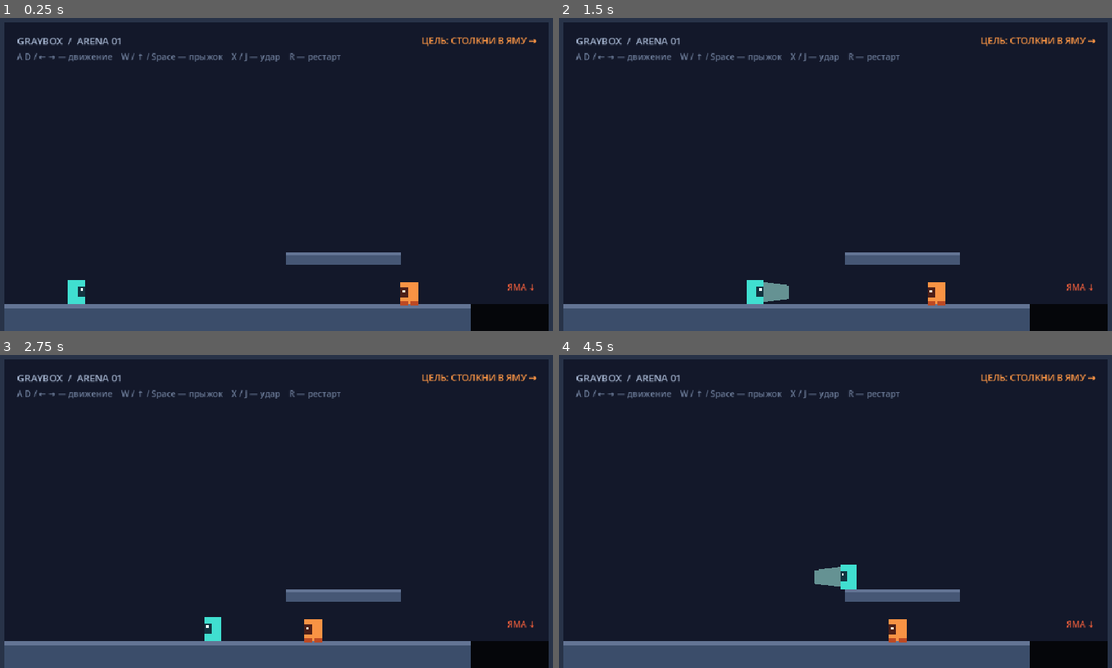
Above: before the commit, frames 1-4 (two rows, left to right).
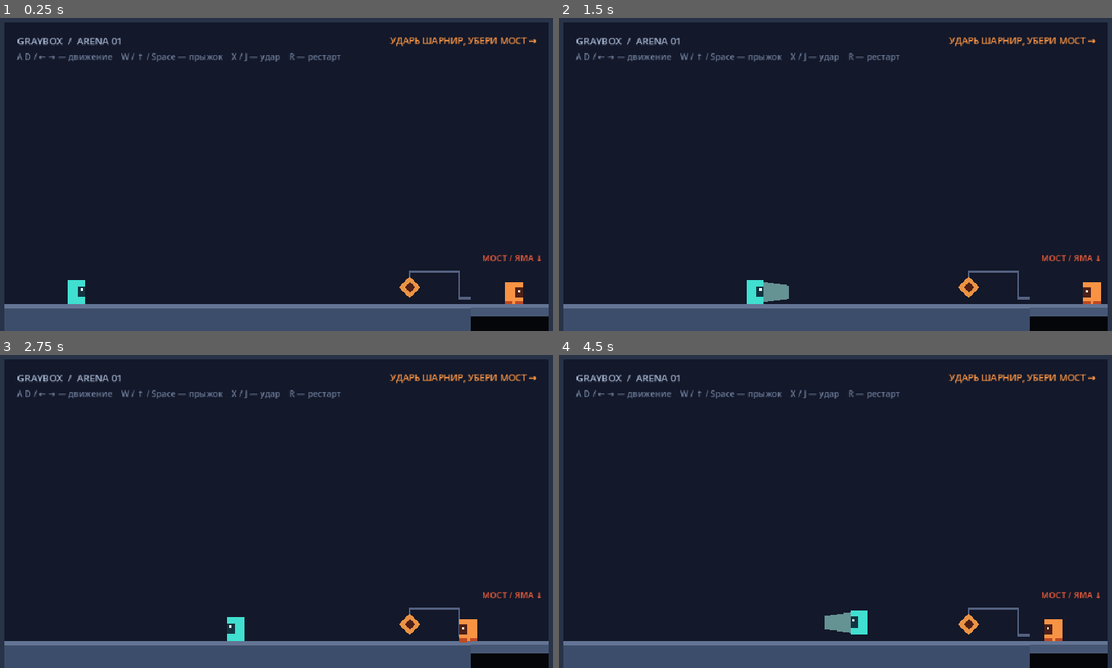
Above: after the commit, the same moments.

Repository: Vinatorul/pivotfall
Game: Godot game, scene res://scenes/arena.tscn
Two runs of this game, one before a commit and one after it. Both use one fixed random seed, a clock stepped at 60 frames per second and the inputs below.
Inputs:
- Up to frame 1 (0.25 s): no input
- Up to frame 2 (1.5 s): tap Enter (ui_accept) at 0.5, 0.77 s; hold Right (ui_right) from 0.53 s (still down); tap R at 0.6 s; tap X at 1.35 s
- Up to frame 3 (2.75 s): tap Enter (ui_accept) at 1.52 s; release Right (ui_right) at 2.03 s; hold Left (ui_left) from 2.03 s (still down); tap J at 2.1 s
- Up to frame 4 (4.5 s): release Left (ui_left) at 2.78 s; hold Right (ui_right) 2.78-4.28 s; tap R at 2.85 s; tap Enter (ui_accept) at 3.02, 3.77 s; tap X at 3.6 s; hold Left (ui_left) from 4.28 s (still down); tap J at 4.35 s

The runs differ from the first frame. In frame 1, 2.5% of the frame differs, in the area x 51-100%, y 6-96%; in frame 2, 2.7%; in frame 3, 3.1%; in frame 4, 3.7%, in the area x 46-100%, y 6-96%.

Commit message:
feat: add hinge-controlled toggle platform

Diff:
--- a/scenes/arena.tscn
+++ b/scenes/arena.tscn
@@ -1,8 +1,10 @@
-[gd_scene load_steps=9 format=3]
+[gd_scene load_steps=10 format=3]
 
 [ext_resource type="PackedScene" path="res://scenes/player.tscn" id="1_player"]
 [ext_resource type="PackedScene" path="res://scenes/patrol_enemy.tscn" id="2_patrol"]
 [ext_resource type="Script" path="res://scripts/arena.gd" id="3_arena"]
+[ext_resource type="PackedScene" path="res://scenes/toggle_platform.tscn" id="4_toggle"]
+[ext_resource type="PackedScene" path="res://scenes/hinge.tscn" id="5_hinge"]
 
 [sub_resource type="RectangleShape2D" id="RectangleShape2D_floor"]
 size = Vector2(768, 44)
@@ -12,9 +14,6 @@
 
 [sub_resource type="RectangleShape2D" id="RectangleShape2D_ceiling"]
 size = Vector2(960, 32)
-
-[sub_resource type="RectangleShape2D" id="RectangleShape2D_platform"]
-size = Vector2(190, 20)
 
 [sub_resource type="RectangleShape2D" id="RectangleShape2D_death_zone"]
 size = Vector2(960, 120)
@@ -88,27 +87,25 @@
 [node name="CollisionShape2D" type="CollisionShape2D" parent="Geometry/RightWall"]
 shape = SubResource("RectangleShape2D_wall")
 
-[node name="TestPlatform" type="StaticBody2D" parent="Geometry"]
-position = Vector2(590, 420)
-
-[node name="Visual" type="Polygon2D" parent="Geometry/TestPlatform"]
-polygon = PackedVector2Array(-95, -10, 95, -10, 95, 10, -95, 10)
-color = Color(0.278, 0.345, 0.459, 1)
-
-[node name="TopEdge" type="Polygon2D" parent="Geometry/TestPlatform"]
-polygon = PackedVector2Array(-95, -10, 95, -10, 95, -5, -95, -5)
-color = Color(0.392, 0.455, 0.584, 1)
-
-[node name="CollisionShape2D" type="CollisionShape2D" parent="Geometry/TestPlatform"]
-shape = SubResource("RectangleShape2D_platform")
-one_way_collision = true
-one_way_collision_margin = 4.0
+[node name="MechanismCable" type="Line2D" parent="."]
+z_index = -2
+points = PackedVector2Array(700, 468, 700, 442, 782, 442, 782, 486, 800, 486)
+width = 3.0
+default_color = Color(0.392, 0.455, 0.584, 0.8)
 
 [node name="Player" parent="." instance=ExtResource("1_player")]
 position = Vector2(150, 450)
 
 [node name="PatrolEnemy" parent="." instance=ExtResource("2_patrol")]
-position = Vector2(720, 450)
+position = Vector2(850, 450)
+patrol_direction = 1.0
+
+[node name="TogglePlatform" parent="." instance=ExtResource("4_toggle")]
+position = Vector2(864, 506)
+
+[node name="Hinge" parent="." instance=ExtResource("5_hinge")]
+position = Vector2(700, 468)
+target_path = NodePath("../TogglePlatform")
 
 [node name="DeathZone" type="Area2D" parent="."]
 position = Vector2(480, 600)
@@ -136,7 +133,7 @@
 offset_bottom = 78.0
 theme_override_colors/font_color = Color(0.973, 0.58, 0.267, 1)
 theme_override_font_sizes/font_size = 15
-text = "ЦЕЛЬ: СТОЛКНИ В ЯМУ →"
+text = "УДАРЬ ШАРНИР, УБЕРИ МОСТ →"
 horizontal_alignment = 2
 
 [node name="Controls" type="Label" parent="UI"]
@@ -149,11 +146,11 @@
 text = "A D / ← → — движение    W / ↑ / Space — прыжок    X / J — удар    R — рестарт"
 
 [node name="PitMarker" type="Label" parent="UI"]
-offset_left = 824.0
-offset_top = 458.0
-offset_right = 908.0
-offset_bottom = 486.0
+offset_left = 800.0
+offset_top = 410.0
+offset_right = 920.0
+offset_bottom = 438.0
 theme_override_colors/font_color = Color(0.925, 0.365, 0.231, 1)
 theme_override_font_sizes/font_size = 14
-text = "ЯМА ↓"
+text = "МОСТ / ЯМА ↓"
 horizontal_alignment = 2
--- /dev/null
+++ b/scenes/hinge.tscn
@@ -0,0 +1,22 @@
+[gd_scene load_steps=3 format=3]
+
+[ext_resource type="Script" path="res://scripts/hinge.gd" id="1_hinge"]
+
+[sub_resource type="CircleShape2D" id="CircleShape2D_hinge"]
+radius = 18.0
+
+[node name="Hinge" type="Area2D"]
+collision_layer = 8
+collision_mask = 0
+script = ExtResource("1_hinge")
+
+[node name="Outer" type="Polygon2D" parent="."]
+polygon = PackedVector2Array(0, -18, 18, 0, 0, 18, -18, 0)
+color = Color(0.925, 0.58, 0.267, 1)
+
+[node name="Inner" type="Polygon2D" parent="."]
+polygon = PackedVector2Array(0, -9, 9, 0, 0, 9, -9, 0)
+color = Color(0.302, 0.125, 0.098, 1)
+
+[node name="CollisionShape2D" type="CollisionShape2D" parent="."]
+shape = SubResource("CircleShape2D_hinge")
--- a/scenes/player.tscn
+++ b/scenes/player.tscn
@@ -37,7 +37,7 @@
 [node name="AttackArea" type="Area2D" parent="AttackPivot"]
 position = Vector2(34, 0)
 collision_layer = 0
-collision_mask = 4
+collision_mask = 12
 monitoring = false
 
 [node name="CollisionShape2D" type="CollisionShape2D" parent="AttackPivot/AttackArea"]
--- /dev/null
+++ b/scenes/toggle_platform.tscn
@@ -0,0 +1,30 @@
+[gd_scene load_steps=3 format=3]
+
+[ext_resource type="Script" path="res://scripts/toggle_platform.gd" id="1_toggle"]
+
+[sub_resource type="RectangleShape2D" id="RectangleShape2D_toggle"]
+size = Vector2(128, 20)
+
+[node name="TogglePlatform" type="StaticBody2D"]
+collision_layer = 1
+collision_mask = 0
+script = ExtResource("1_toggle")
+
+[node name="Body" type="Polygon2D" parent="."]
+polygon = PackedVector2Array(-64, -10, 64, -10, 64, 10, -64, 10)
+color = Color(0.278, 0.345, 0.459, 1)
+
+[node name="TopEdge" type="Polygon2D" parent="."]
+polygon = PackedVector2Array(-64, -10, 64, -10, 64, -5, -64, -5)
+color = Color(0.392, 0.455, 0.584, 1)
+
+[node name="Outline" type="Line2D" parent="."]
+points = PackedVector2Array(-64, -10, 64, -10, 64, 10, -64, 10)
+width = 2.0
+default_color = Color(0.439, 0.827, 0.816, 0)
+closed = true
+
+[node name="CollisionShape2D" type="CollisionShape2D" parent="."]
+shape = SubResource("RectangleShape2D_toggle")
+one_way_collision = true
+one_way_collision_margin = 4.0
--- /dev/null
+++ b/scripts/hinge.gd
@@ -0,0 +1,34 @@
+class_name Hinge
+extends Area2D
+
+@export_node_path("TogglePlatform") var target_path: NodePath
+@export var cooldown := 0.35
+
+@onready var target: Node = get_node_or_null(target_path)
+@onready var outer_visual: Polygon2D = $Outer
+@onready var inner_visual: Polygon2D = $Inner
+
+var is_ready := true
+
+
+func receive_impulse(_impulse: Vector2) -> void:
+	if (
+		not is_ready
+		or not is_instance_valid(target)
+		or not target.has_method("request_toggle")
+	):
+		return
+
+	if not bool(target.call("request_toggle")):
+		return
+
+	is_ready = false
+	outer_visual.color = Color(1.0, 0.82, 0.49, 1.0)
+	inner_visual.color = Color(1.0, 0.965, 0.835, 1.0)
+	get_tree().create_timer(cooldown).timeout.connect(_unlock)
+
+
+func _unlock() -> void:
+	is_ready = true
+	outer_visual.color = Color(0.925, 0.58, 0.267, 1.0)
+	inner_visual.color = Color(0.302, 0.125, 0.098, 1.0)
--- a/scripts/patrol_enemy.gd
+++ b/scripts/patrol_enemy.gd
@@ -12,7 +12,7 @@
 var gravity: float = float(
 	ProjectSettings.get_setting("physics/2d/default_gravity", 1500.0)
 )
-var patrol_direction := -1.0
+@export_range(-1.0, 1.0, 2.0) var patrol_direction := -1.0
 var knockback_time_remaining := 0.0
 var hit_flash_time_remaining := 0.0
 
--- a/scripts/player.gd
+++ b/scripts/player.gd
@@ -33,6 +33,7 @@
 
 func _ready() -> void:
 	attack_area.body_entered.connect(_on_attack_area_body_entered)
+	attack_area.area_entered.connect(_on_attack_area_area_entered)
 
 
 func _input(event: InputEvent) -> void:
@@ -116,15 +117,26 @@
 
 
 func _on_attack_area_body_entered(body: Node2D) -> void:
-	if is_zero_approx(attack_time_remaining) or not body.has_method("receive_impulse"):
+	_try_apply_impulse(body)
+
+
+func _on_attack_area_area_entered(area: Area2D) -> void:
+	_try_apply_impulse(area)
+
+
+func _try_apply_impulse(target: Node2D) -> void:
+	if (
+		is_zero_approx(attack_time_remaining)
+		or not target.has_method("receive_impulse")
+	):
 		return
 
-	var target_id := body.get_instance_id()
+	var target_id := target.get_instance_id()
 	if struck_targets.has(target_id):
 		return
 
 	struck_targets[target_id] = true
-	body.call(
+	target.call(
 		"receive_impulse",
 		Vector2(
 			facing_direction * attack_horizontal_impulse,
--- /dev/null
+++ b/scripts/toggle_platform.gd
@@ -0,0 +1,61 @@
+class_name TogglePlatform
+extends StaticBody2D
+
+signal toggled(is_active: bool)
+
+const ACTIVE_BODY_COLOR := Color(0.278, 0.345, 0.459, 1.0)
+const ACTIVE_EDGE_COLOR := Color(0.392, 0.455, 0.584, 1.0)
+const INACTIVE_BODY_COLOR := Color(0.278, 0.345, 0.459, 0.12)
+const INACTIVE_EDGE_COLOR := Color(0.392, 0.455, 0.584, 0.28)
+const OUTLINE_COLOR := Color(0.439, 0.827, 0.816, 0.85)
+const WARNING_COLOR := Color(0.925, 0.58, 0.267, 0.8)
+
+@export var starts_active := true
+@export var transition_time := 0.18
+
+@onready var collision_shape: CollisionShape2D = $CollisionShape2D
+@onready var body_visual: Polygon2D = $Body
+@onready var edge_visual: Polygon2D = $TopEdge
+@onready var outline: Line2D = $Outline
+
+var is_active := true
+var is_transitioning := false
+var pending_active := true
+
+
+func _ready() -> void:
+	is_active = starts_active
+	pending_active = is_active
+	collision_shape.disabled = not is_active
+	_apply_state_visual()
+
+
+func request_toggle() -> bool:
+	if is_transitioning:
+		return false
+
+	is_transitioning = true
+	pending_active = not is_active
+	_apply_warning_visual()
+	get_tree().create_timer(transition_time).timeout.connect(_finish_toggle)
+	return true
+
+
+func _finish_toggle() -> void:
+	is_active = pending_active
+	collision_shape.set_deferred("disabled", not is_active)
+	is_transitioning = false
+	_apply_state_visual()
+	toggled.emit(is_active)
+
+
+func _apply_state_visual() -> void:
+	body_visual.color = ACTIVE_BODY_COLOR if is_active else INACTIVE_BODY_COLOR
+	edge_visual.color = ACTIVE_EDGE_COLOR if is_active else INACTIVE_EDGE_COLOR
+	outline.default_color = Color(OUTLINE_COLOR, 0.0 if is_active else 0.85)
+
+
+func _apply_warning_visual() -> void:
+	body_visual.color = WARNING_COLOR
+	edge_visual.color = WARNING_COLOR
+	outline.default_color = WARNING_COLOR
Not shown, added: scripts/hinge.gd.uid
Not shown, added: scripts/toggle_platform.gd.uid
Not shown, changed: README.md
Not shown, changed: docs/WORKLOG.md
